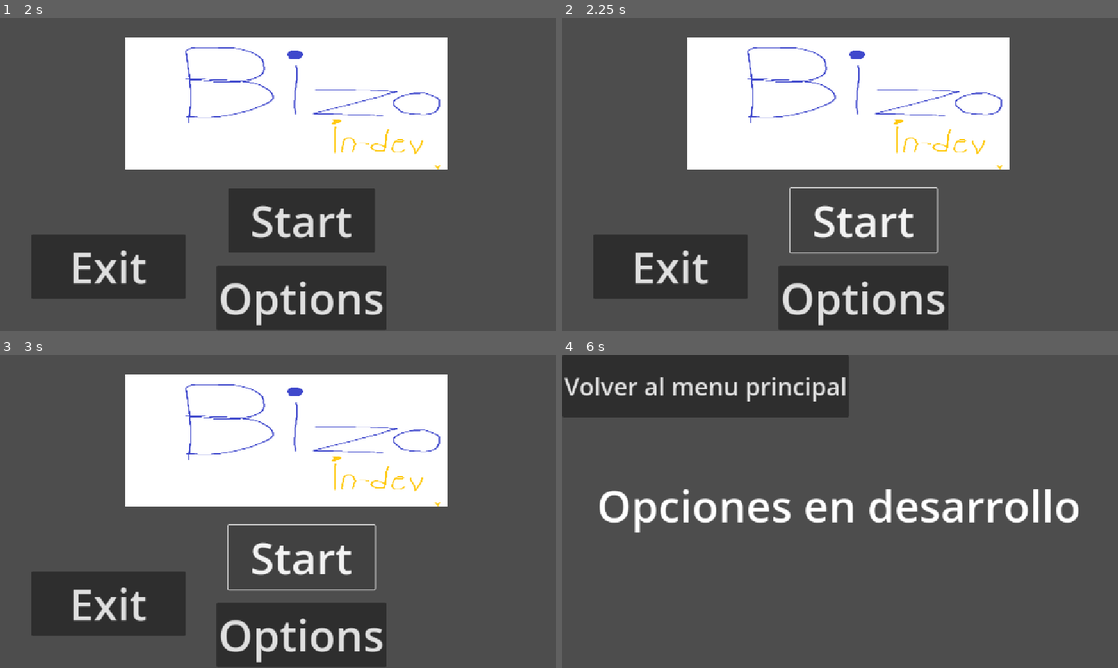
Above: before the commit, frames 1-4 (two rows, left to right).
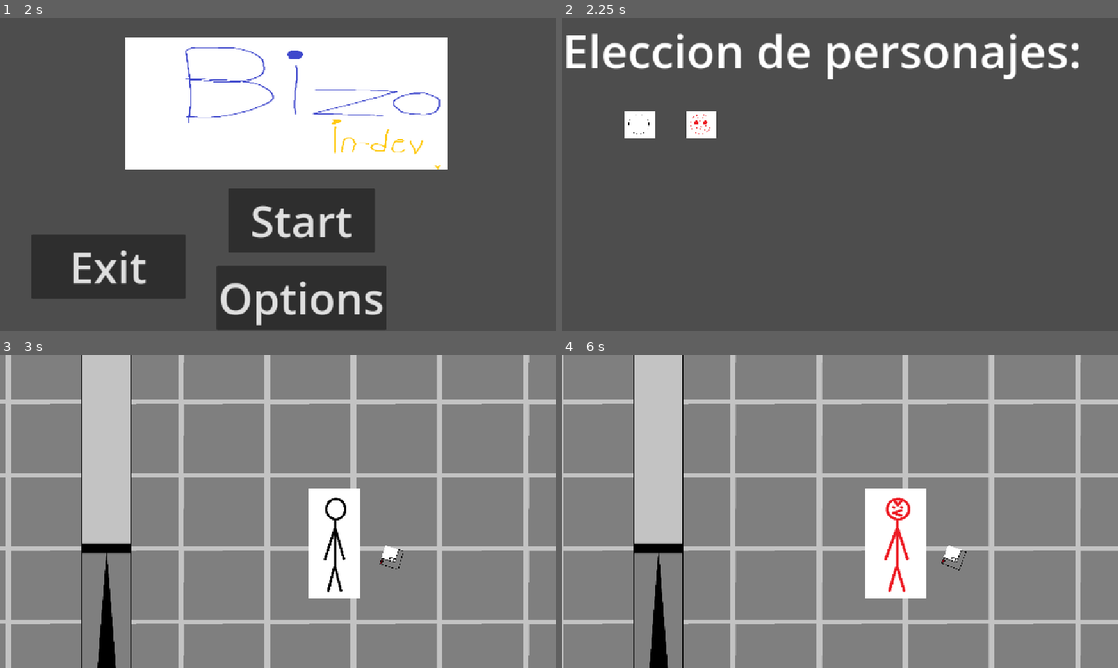
Above: after the commit, the same moments.

Repository: Operr-Omucc/bizo
Game: Godot game, scene res://Escenas/main_menu.tscn
The game is run twice, just before and just after one commit, with the same random seed, the same clock (stepped at 60 frames per second) and the same inputs.
Inputs (mouse positions are in pixels of both pictures, inside the frame that each line leads up to; where the layout moved, square brackets give the same spot in the first picture):
- Up to frame 1 (2 s): click "Options" at 0.5 s; click "Volver al menu principal" at 1.25 s
- Up to frame 2 (2.25 s): click "Start" at 2 s
- Up to frame 3 (3 s): click (77, 461) [300, 558] at 2.75 s
- Up to frame 4 (6 s): tap Enter at 3.5 s; move the mouse to (962, 495) at 3.52 s; hold D (Derecha) 3.53-4.28 s; tap Shift (Dash) at 3.6, 4.35 s; move the mouse to (728, 527) at 4.27 s; hold S (Abajo) 4.28-5 s; click "Start" at 5 s; click (701, 461) [862, 633] at 5.75 s

Frame 1 is identical in both runs. In frame 2, 37% of the frame differs, in the area x 0-93%, y 4-100%; in frame 3, 99%; in frame 4, 99%, in the area x 0-100%, y 0-100%.

Commit message:
giga update, leer descripcion
+ menu de seleccion de personajes
+ personaje semi-finalizado
- personaje y enemigo quitados del mapa en favor de un sistema nuevo de spawn (va a facilitar las cosas en un futuro)

Diff:
--- a/Escenas/arma.tscn
+++ b/Escenas/arma.tscn
@@ -10,10 +10,14 @@
 script = ExtResource("1_go1l7")
 
 [node name="Arma" type="Sprite2D" parent="."]
+scale = Vector2(0.223396, 0.284931)
 texture = ExtResource("2_00gnc")
 
 [node name="CollisionShape2D" type="CollisionShape2D" parent="."]
-position = Vector2(0.5, 0.5)
+position = Vector2(2.98023e-08, 5.96046e-08)
+scale = Vector2(0.223396, 0.284931)
 shape = SubResource("RectangleShape2D_yua7b")
 
 [node name="Node2D" type="Node2D" parent="."]
+position = Vector2(8, -5)
+scale = Vector2(0.0806709, 0.0905525)
--- a/Escenas/main_menu.tscn
+++ b/Escenas/main_menu.tscn
@@ -1,6 +1,6 @@
 [gd_scene load_steps=3 format=3 uid="uid://celd3efat3o76"]
 
-[ext_resource type="Script" uid="uid://dgnaq5rhk3efo" path="res://main_menu.gd" id="1_a3sw6"]
+[ext_resource type="Script" uid="uid://dgnaq5rhk3efo" path="res://Scripts/main_menu.gd" id="1_a3sw6"]
 [ext_resource type="Texture2D" uid="uid://b5u8cots433u8" path="res://Sprites/MM.png" id="1_r8uxs"]
 
 [node name="MainMenu" type="Node2D"]
--- a/Escenas/mundo.tscn
+++ b/Escenas/mundo.tscn
@@ -1,10 +1,8 @@
-[gd_scene load_steps=7 format=3 uid="uid://ullaw7ojc681"]
+[gd_scene load_steps=5 format=3 uid="uid://ullaw7ojc681"]
 
+[ext_resource type="Script" uid="uid://yhgaf5svr6nw" path="res://Scripts/GameMaster.gd" id="1_f4s1m"]
 [ext_resource type="PackedScene" uid="uid://b3iejitxon3ks" path="res://Escenas/piso.tscn" id="1_fw4w5"]
-[ext_resource type="PackedScene" uid="uid://b8luqybclkp04" path="res://Escenas/personaje.tscn" id="2_otwa2"]
 [ext_resource type="PackedScene" uid="uid://dqlkcii55a1ep" path="res://Escenas/pared.tscn" id="3_fw4w5"]
-[ext_resource type="PackedScene" uid="uid://s344qxt8ci67" path="res://Escenas/arma.tscn" id="4_aou4a"]
-[ext_resource type="PackedScene" uid="uid://cywd45tc337tm" path="res://Escenas/enemigo.tscn" id="4_otwa2"]
 
 [sub_resource type="NavigationPolygon" id="NavigationPolygon_aou4a"]
 vertices = PackedVector2Array(-238.922, 816.852, 1025.95, 1315.2, -1572.01, 1315.99, -363.078, 816.852, -1573.52, -67.8203, -1127.88, -67.8203, -363.078, -1035.8, -1127.88, -1409.13, 1025.95, -1409.79, -238.922, -1035.8)
@@ -12,35 +10,23 @@
 outlines = Array[PackedVector2Array]([PackedVector2Array(-1585, -1419, 1674, -1420, 1674, 1325, -1582, 1326)])
 
 [node name="Mundo" type="Node2D"]
+script = ExtResource("1_f4s1m")
 
-[node name="Reparo-ejeY" type="Node" parent="."]
-
-[node name="Piso" parent="Reparo-ejeY" instance=ExtResource("1_fw4w5")]
+[node name="Piso" parent="." instance=ExtResource("1_fw4w5")]
 position = Vector2(29, -47)
 scale = Vector2(6.53296, 5.81519)
 
-[node name="Navegacion+paredes" type="NavigationRegion2D" parent="Reparo-ejeY"]
+[node name="Navegacion+paredes" type="NavigationRegion2D" parent="."]
 navigation_polygon = SubResource("NavigationPolygon_aou4a")
 
-[node name="Pared2" parent="Reparo-ejeY/Navegacion+paredes" instance=ExtResource("3_fw4w5")]
+[node name="Pared2" parent="Navegacion+paredes" instance=ExtResource("3_fw4w5")]
 position = Vector2(1371, -43)
 scale = Vector2(3.60264, 5.97552)
 
-[node name="Pared" parent="Reparo-ejeY/Navegacion+paredes" instance=ExtResource("3_fw4w5")]
+[node name="Pared" parent="Navegacion+paredes" instance=ExtResource("3_fw4w5")]
 position = Vector2(-1359, -753)
 scale = Vector2(2.37764, 2.84486)
 
-[node name="Pared3" parent="Reparo-ejeY/Navegacion+paredes" instance=ExtResource("3_fw4w5")]
+[node name="Pared3" parent="Navegacion+paredes" instance=ExtResource("3_fw4w5")]
 position = Vector2(-301, -114)
 scale = Vector2(0.56, 3.88)
-
-[node name="Personaje" parent="Reparo-ejeY" instance=ExtResource("2_otwa2")]
-unique_name_in_owner = true
-position = Vector2(518, -9)
-
-[node name="Arma" parent="Reparo-ejeY/Personaje" instance=ExtResource("4_aou4a")]
-position = Vector2(90, 6)
-scale = Vector2(0.244753, 0.150435)
-
-[node name="Enemigo" parent="Reparo-ejeY" instance=ExtResource("4_otwa2")]
-position = Vector2(-856, -95)
--- /dev/null
+++ b/Escenas/seleccion_per.tscn
@@ -0,0 +1,39 @@
+[gd_scene load_steps=4 format=3 uid="uid://djo1x7oxg0ruk"]
+
+[ext_resource type="Script" uid="uid://dpjb573o3r3u6" path="res://Scripts/seleccion_per.gd" id="1_ohf22"]
+[ext_resource type="Texture2D" uid="uid://dmacpe23y6waf" path="res://Sprites/CaraP1.png" id="2_c5adk"]
+[ext_resource type="Texture2D" uid="uid://dyuevnp6hb6fp" path="res://Sprites/CaraP2.png" id="3_c5adk"]
+
+[node name="seleccion_per" type="Node2D"]
+script = ExtResource("1_ohf22")
+
+[node name="Label" type="Label" parent="."]
+offset_right = 40.0
+offset_bottom = 23.0
+theme_override_font_sizes/font_size = 96
+text = "Eleccion de personajes: "
+
+[node name="Button" type="Button" parent="."]
+offset_left = 128.0
+offset_top = 192.0
+offset_right = 192.0
+offset_bottom = 248.0
+
+[node name="CaraP1" type="Sprite2D" parent="Button"]
+position = Vector2(32, 28)
+scale = Vector2(0.0992248, 0.104869)
+texture = ExtResource("2_c5adk")
+
+[node name="Button2" type="Button" parent="."]
+offset_left = 256.0
+offset_top = 192.0
+offset_right = 320.0
+offset_bottom = 248.0
+
+[node name="CaraP2" type="Sprite2D" parent="Button2"]
+position = Vector2(32, 28)
+scale = Vector2(0.0992248, 0.104869)
+texture = ExtResource("3_c5adk")
+
+[connection signal="pressed" from="Button" to="." method="_on_button_pressed"]
+[connection signal="pressed" from="Button2" to="." method="_on_button_2_pressed"]
--- /dev/null
+++ b/Personajes/personaje_enojado.tscn
@@ -0,0 +1,22 @@
+[gd_scene load_steps=4 format=3 uid="uid://cfypdu7caiqno"]
+
+[ext_resource type="Script" uid="uid://byw84c13jfuar" path="res://Scripts/personaje_enojado.gd" id="1_ufsi2"]
+[ext_resource type="Texture2D" uid="uid://cs4u00w5ws12m" path="res://Sprites/personaje_enojado.png" id="2_s1ebf"]
+
+[sub_resource type="RectangleShape2D" id="RectangleShape2D_af3f4"]
+size = Vector2(144, 240)
+
+[node name="personaje_enojado" type="CharacterBody2D"]
+script = ExtResource("1_ufsi2")
+
+[node name="PersonajeEnojado" type="Sprite2D" parent="."]
+scale = Vector2(1.16, 1)
+texture = ExtResource("2_s1ebf")
+
+[node name="CollisionShape2D" type="CollisionShape2D" parent="."]
+shape = SubResource("RectangleShape2D_af3f4")
+
+[node name="Camera2D" type="Camera2D" parent="."]
+scale = Vector2(0.996948, 0.990783)
+drag_horizontal_enabled = true
+drag_vertical_enabled = true
--- /dev/null
+++ b/Scripts/GameMaster.gd
@@ -0,0 +1,15 @@
+extends Node2D
+
+func _ready():
+	var personaje = gamedata.escena_personaje.instantiate()
+	add_child(personaje)
+	personaje.global_position = Vector2(100, 100)
+
+	var arma = preload("res://Escenas/arma.tscn").instantiate()
+	personaje.add_child(arma)
+	arma.position = Vector2(120.0, 30.0)
+
+	var enemigo = preload("res://Escenas/enemigo.tscn").instantiate()
+	add_child(enemigo)
+	enemigo.global_position = Vector2(856.0, -95.0)
+	enemigo.target = personaje  # ← asignás el target directamente
--- a/Scripts/enemigo.gd
+++ b/Scripts/enemigo.gd
@@ -1,11 +1,13 @@
 extends CharacterBody2D
 @onready var navigation_agent: NavigationAgent2D = $NavigationAgent2D
-@onready var target=%Personaje
+@onready var target = get_tree().get_nodes_in_group("personaje")
 @onready var coin=preload("res://Escenas/moneda.tscn")
 
 var speed=150
 
 func _ready() -> void:
+	await get_tree().process_frame
+	var jugadores = get_tree().get_nodes_in_group("jugador")
 	set_physics_process(false)
 	call_deferred("wait_for_physics")
 
@@ -15,7 +17,7 @@
 
 #Funcion para eliminar personaje + deteccion de colision con bala
 func _on_area_2d_body_entered(body):
-	if body.name=="Personaje":
+	if body.is_in_group("personaje"):
 		get_tree().call_deferred("change_scene_to_file","res://Escenas/main_menu.tscn")
 	elif body.is_in_group("bala"):
 		var coin_instance = coin.instantiate()
@@ -28,9 +30,16 @@
 
 #funcion que se ejecuta cada segundo, funciona tambien para detectar la posicion del jugador y perseguirlo
 func _physics_process(_delta):
-	if target!=null:
-		if navigation_agent.is_navigation_finished() and target.global_position==navigation_agent.target_position:
-			return
+	if target and target.is_inside_tree():
+		if navigation_agent.is_navigation_finished():
+			var distancia = target.global_position.distance_to(navigation_agent.target_position)
+			if distancia < 4:
+				return  # Ya llegó o no necesita recalcular
 		navigation_agent.target_position = target.global_position
-		velocity = global_position.direction_to(navigation_agent.get_next_path_position()) * speed
-	move_and_slide()
+
+		var siguiente = navigation_agent.get_next_path_position()
+		if siguiente != Vector2.ZERO:
+			velocity = global_position.direction_to(siguiente) * speed
+		else:
+			velocity = Vector2.ZERO  # Sin dirección válida
+		move_and_slide()
--- /dev/null
+++ b/Scripts/gamedata.gd
@@ -0,0 +1,4 @@
+extends Node
+
+#Maneja cosas como el personaje seleccionado
+var escena_personaje : PackedScene
--- a/Scripts/main_menu.gd
+++ b/Scripts/main_menu.gd
@@ -2,7 +2,7 @@
 
 
 func _on_button_pressed() -> void:
-	get_tree().change_scene_to_file("res://mundo.tscn")
+	get_tree().change_scene_to_file("res://Escenas/seleccion_per.tscn")
 
 
 func _on_button_2_pressed() -> void:
--- a/Scripts/personaje.gd
+++ b/Scripts/personaje.gd
@@ -1,17 +1,18 @@
 extends CharacterBody2D
 
-@onready var personaje = %Personaje
-var speed = 500
+var speed
 var cooldown:bool = true
 var money:int
 
+func _ready():
+	speed = 500
+	self.add_to_group("personaje")
+
 #Movimiento basico
 func _physics_process(_delta):
-	personaje.add_to_group("personaje")
 	var direccion = Input.get_vector("Izquierda","Derecha","Arriba","Abajo")
 	velocity = direccion * speed
-	if Input.is_action_just_pressed("Dash") && cooldown:
-		start_dash()
+
 	#is_mouse_left()
 	move_and_slide()
 
@@ -32,6 +33,6 @@
 	var onLeftSide = 0<get_global_mouse_position().x
 
 	if onLeftSide:
-		personaje.scale.x = -1
+		self.scale.x = -1
 	else:
-		personaje.scale.x = 1
+		self.scale.x = 1
--- /dev/null
+++ b/Scripts/personaje_enojado.gd
@@ -0,0 +1,5 @@
+extends 'res://Scripts/personaje.gd'
+
+func _ready():
+	speed = 350
+	self.add_to_group("personaje")
--- /dev/null
+++ b/Scripts/seleccion_per.gd
@@ -0,0 +1,16 @@
+extends Node2D
+#funcion que envia al mundo
+func mundo():
+	get_tree().change_scene_to_file("res://Escenas/mundo.tscn")
+
+
+#de acá para abajo las funciones van a dedicarse a settear escena_personaje a un personaje
+
+func _on_button_pressed() -> void:
+	gamedata.escena_personaje = preload('res://Personajes/personaje.tscn')
+	mundo()
+
+
+func _on_button_2_pressed() -> void:
+	gamedata.escena_personaje = preload('res://Personajes/personaje_enojado.tscn')
+	mundo()
--- a/project.godot
+++ b/project.godot
@@ -13,6 +13,10 @@
 config/name="BIZO"
 run/main_scene="uid://celd3efat3o76"
 config/features=PackedStringArray("4.4", "GL Compatibility")
+
+[autoload]
+
+gamedata="*res://Scripts/gamedata.gd"
 
 [display]
 
Renamed: Escenas/personaje.tscn -> Personajes/personaje.tscn
Not shown, added: Scripts/GameMaster.gd.uid
Not shown, added: Scripts/gamedata.gd.uid
Not shown, added: Scripts/personaje_enojado.gd.uid
Not shown, added: Scripts/seleccion_per.gd.uid
Binary file added: Sprites/CaraP1.png
Not shown, added: Sprites/CaraP1.png.import
Binary file added: Sprites/CaraP2.png
Not shown, added: Sprites/CaraP2.png.import
Binary file changed: Sprites/personaje.png
Binary file added: Sprites/personaje_enojado.png
Not shown, added: Sprites/personaje_enojado.png.import
